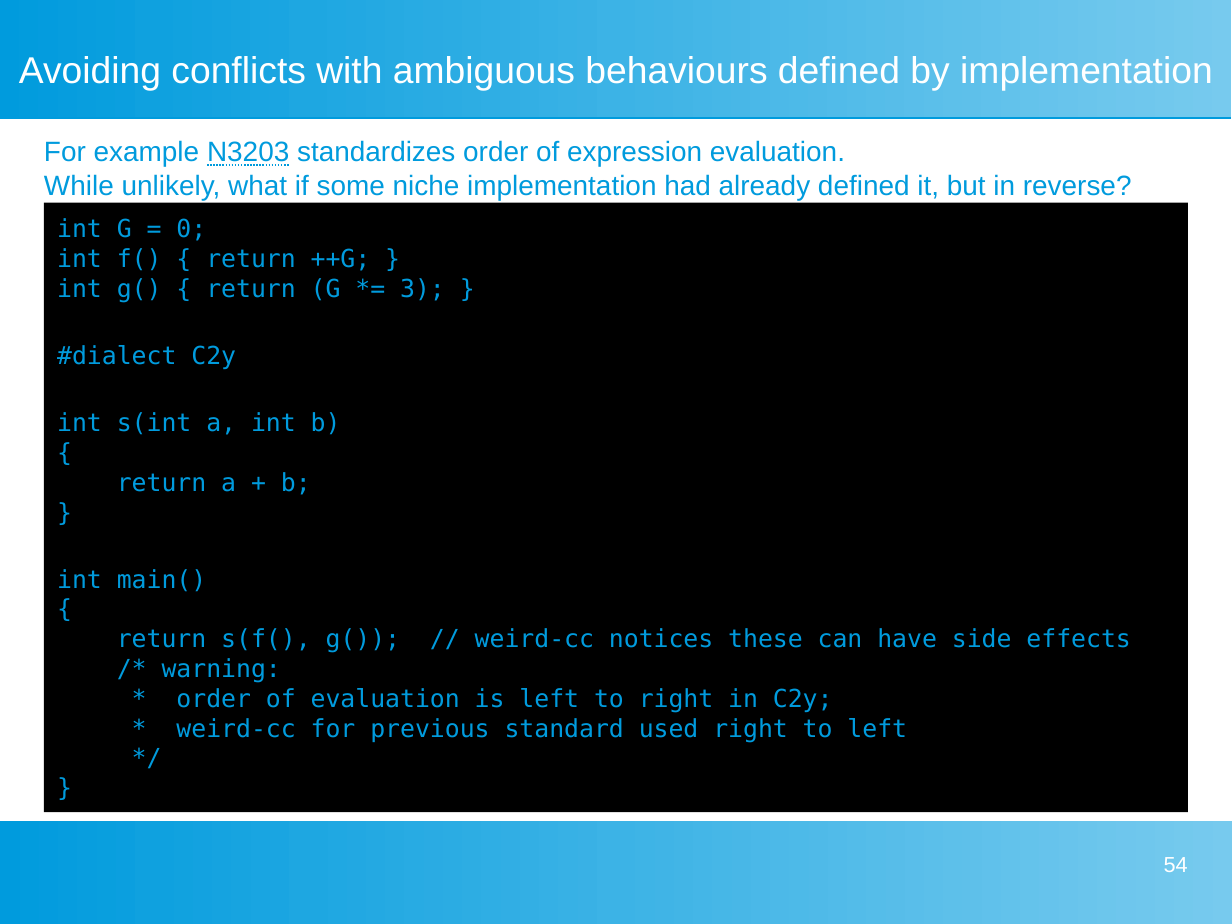
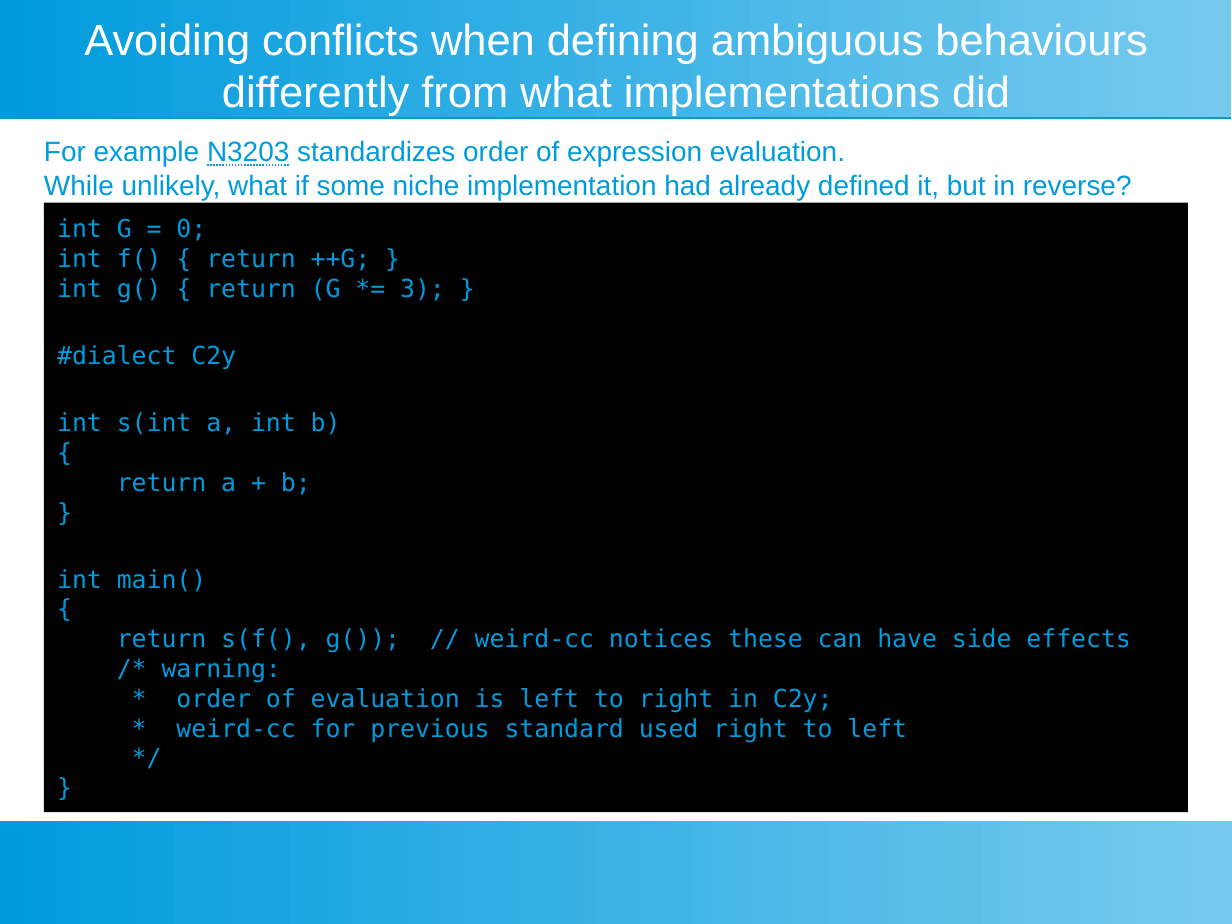
Before and after one commit to Jorenar/papers, a slide deck: slide 57 of WG14/Pitch for dialect directive.odp (slide 54 before the commit). Drawn at 1232x924 pixels with LibreOffice and Linux fonts; fonts in the diff are those of the drawing. Boxes give left, top, right and bottom in pixels: in the first picture for what was removed or moved away, otherwise in the second. Text is boxed around its words. In the diff, an @@ line names an element or a change of style, - is before the commit and + after.

```diff
--- a/WG14/Pitch for dialect directive.odp
+++ b/WG14/Pitch for dialect directive.odp
@@ title at (84, 23, 1147, 116): text changed; size 24 to 28 pt @@
-Avoiding conflicts with ambiguous behaviours defined by implementation
+Avoiding conflicts when defining ambiguous behaviours differently from what implementations did
@@ page number removed at (1164, 857, 1188, 872) @@
-54
```
Also in this commit, not shown: 53 other slides changed, 8 slides added, 5 slides removed.
